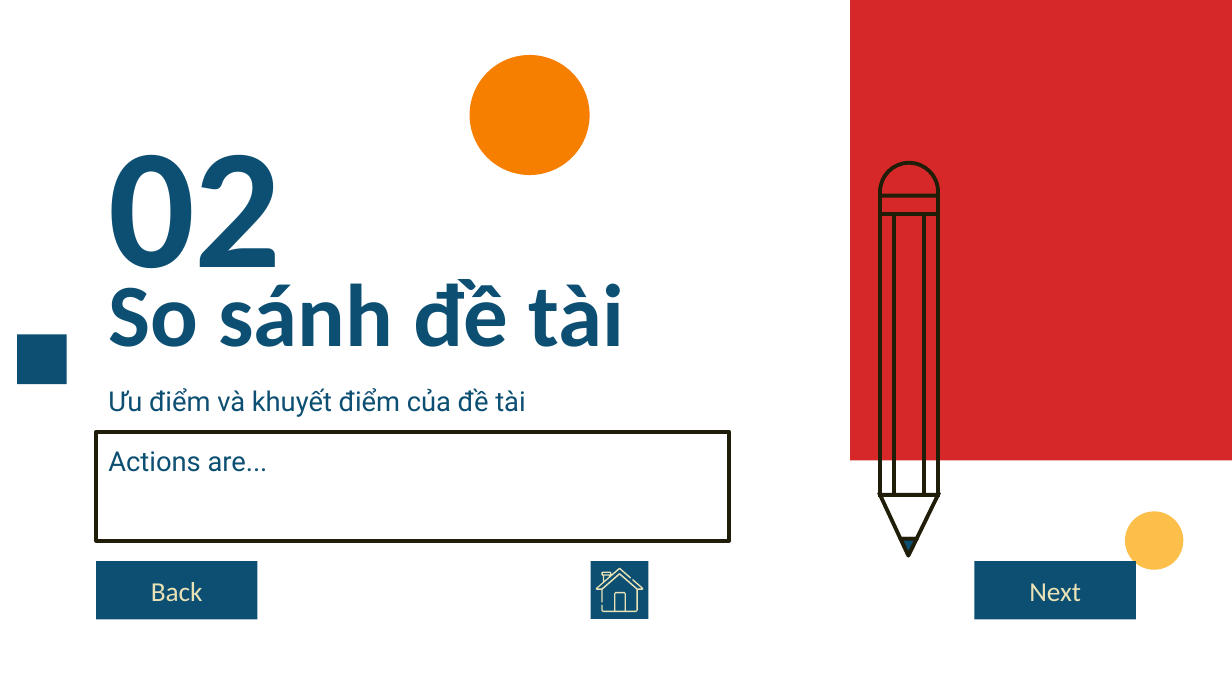
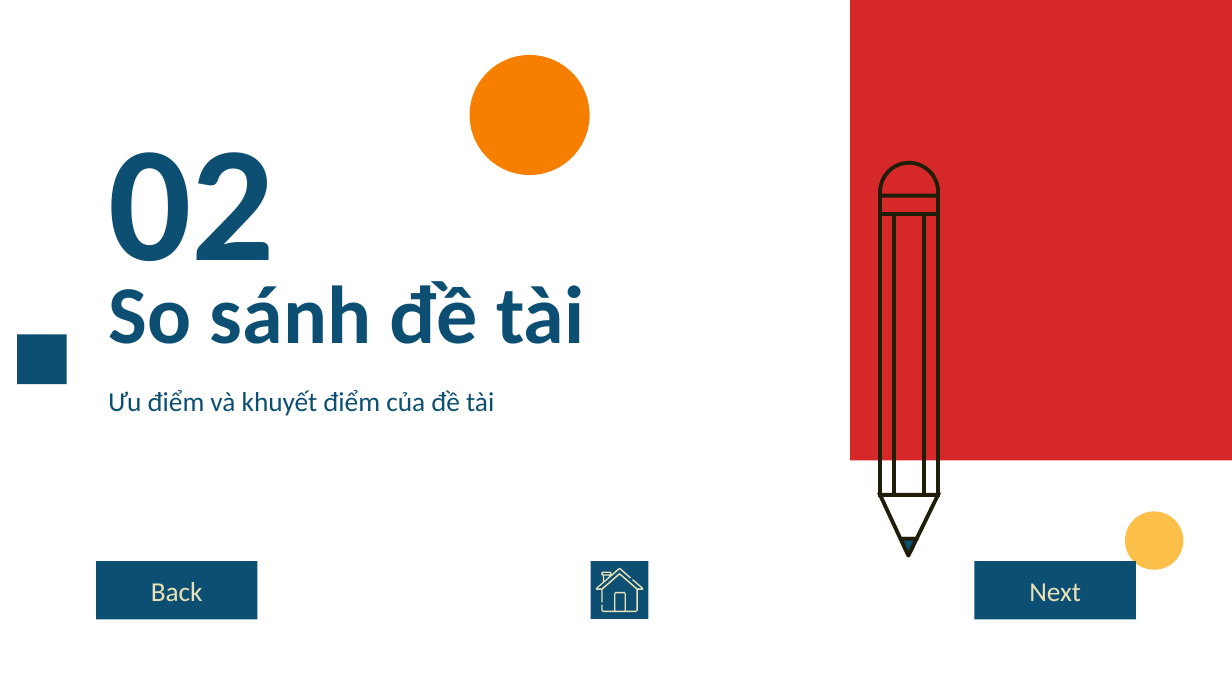
Before and after one commit to npackr/for-mqtt-dashboard, a slide deck: slide 7 of document/presentation.pptx. Drawn at 1232x693 pixels with LibreOffice and Linux fonts; fonts in the diff are those of the drawing. Boxes give left, top, right and bottom in pixels: in the first picture for what was removed or moved away, otherwise in the second. Text is boxed around its words. In the diff, an @@ line names an element or a change of style, - is before the commit and + after.

```diff
--- a/document/presentation.pptx
+++ b/document/presentation.pptx
@@ title "02" at (108,152,274,298): size 100 to 96 pt @@
@@ title "So sánh đề tài" at (108,281,584,344): size 52 to 48 pt @@
@@ subtitle "Ưu điểm và khuyết điểm ..." at (108,390,494,416): font Roboto to Calibri @@
@@ subtitle removed at (96,431,729,540) @@
-Actions are...
```
Also in this commit, not shown: 10 other slides changed, 2 slides added, 2 slides removed.
